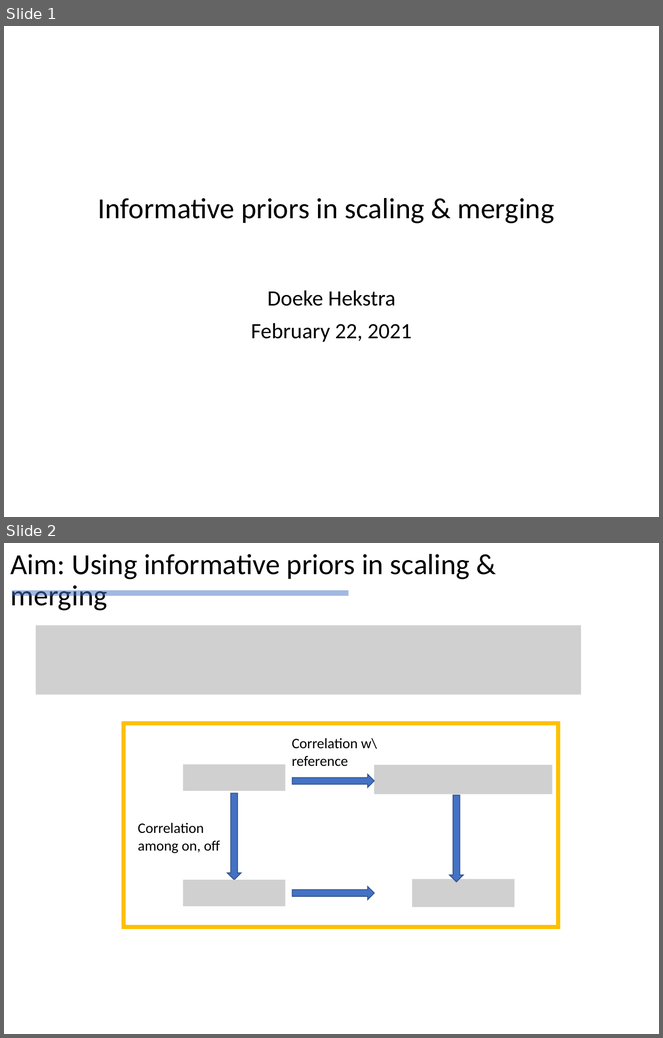
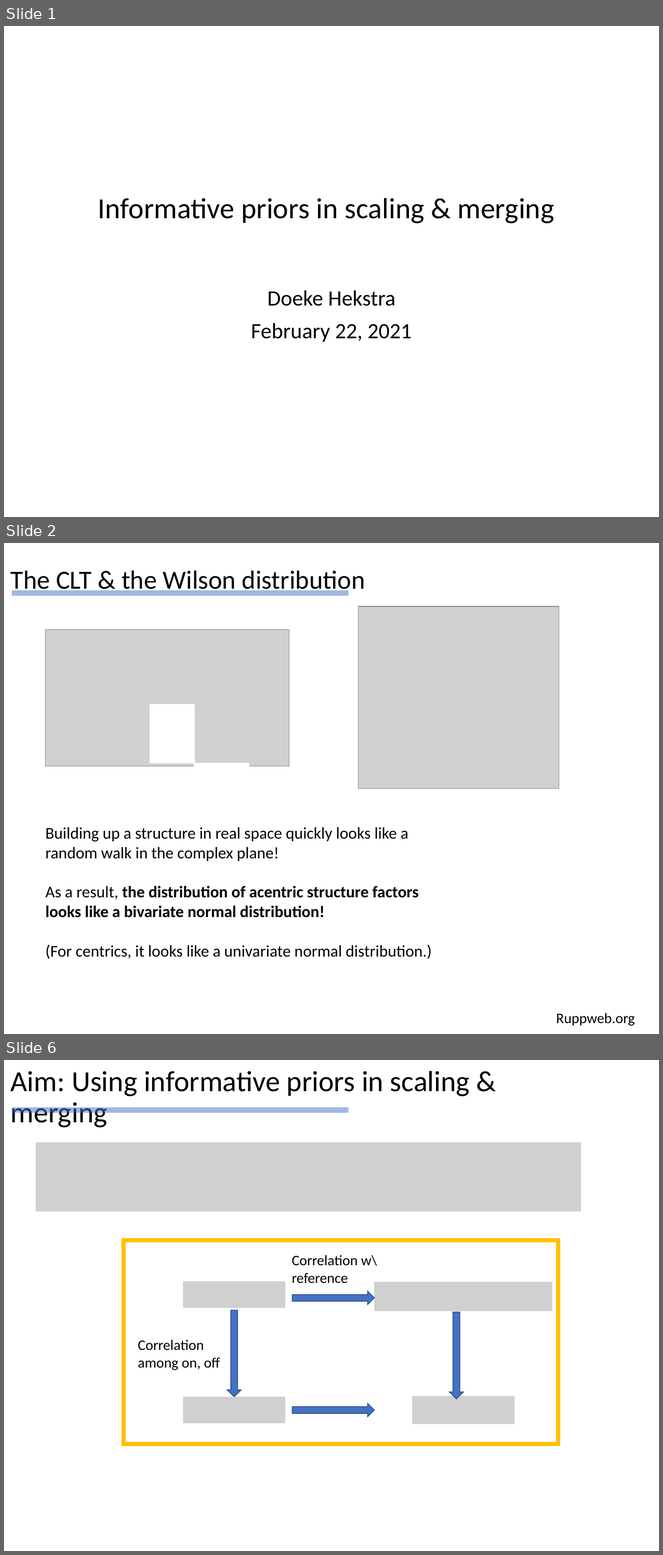
Before and after one commit to Hekstra-Lab/dw, a slide deck: Summary_of_findings_DH_20210218.pptx. Shown one above the other, each under a label of ours: slides 1 and 2 before the commit, slides 1, 2 and 6 after it; the slides between them are not shown. The pictures are 663x1038 and 663x1555 pixels, drawn with LibreOffice and Linux fonts; fonts in the diff are those of the drawing; grey boxes stand for pictures. Boxes give left, top, right and bottom in pixels: in the first picture for what was removed or moved away, otherwise in the second. Text is boxed around its words. In the diff, an @@ line names an element or a change of style, - is before the commit and + after.

Commit message:
updates for bivariate phase distributions in notebook 6

```diff
--- a/Summary_of_findings_DH_20210218.pptx
+++ b/Summary_of_findings_DH_20210218.pptx
@@ slide 2 added at [4, 543, 659, 1034], background #FFFFFF @@
@@ title added at [11, 571, 365, 595], 28.8 pt, text #000000 @@
+The CLT & the Wilson distribution
@@ line added from (12, 593) to (349, 593), #4472C4 6 pt @@
@@ picture added at [359, 606, 559, 788] @@
@@ picture added at [45, 629, 289, 767] @@
@@ rectangle added at [150, 705, 195, 764], fill #FFFFFF, outline #FFFFFF 1 pt @@
@@ rectangle added at [194, 763, 249, 820], fill #FFFFFF, outline #FFFFFF 1 pt @@
@@ text added at [46, 827, 432, 959], 18 pt, text #000000 @@
+Building up a structure in real space quickly looks like a random walk in the complex plane!
+As a result, the distribution of acentric structure factors looks like a bivariate normal distribution!
+(For centrics, it looks like a univariate normal distribution.)
@@ text added at [556, 1013, 635, 1026], 16 pt, text #000000 @@
+Ruppweb.org
@@ what was slide 2 is now slide 6 @@
```
Also in this commit, not shown: 3 slides changed, 11 other slides added, 1 slide removed, 16 other files.
